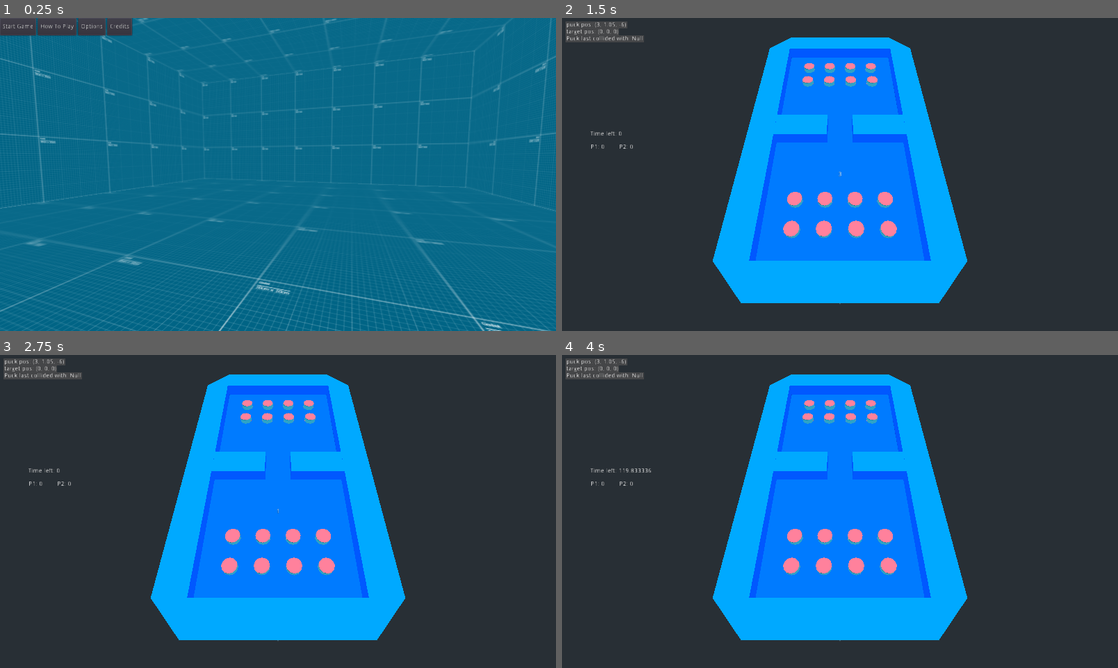
Above: before the commit, frames 1-4 (two rows, left to right).
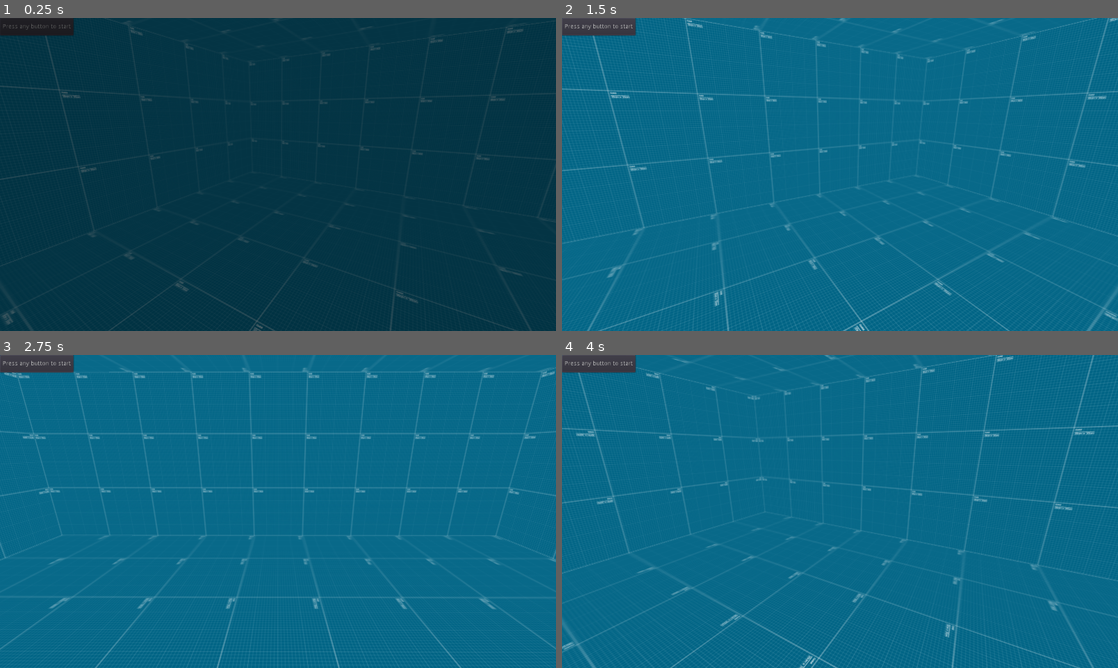
Above: after the commit, the same moments.

Repository: gamkedo-la/puck2000
Game: Godot game, scene res://SceneManager.tscn
Same seed, same stepped clock (60 frames per second), same inputs: the game is played once before the commit and once after it. Before the commit the project starts from res://scenes/MenuMain/MainMenu.tscn.
Inputs (mouse positions are in pixels of both pictures, inside the frame that each line leads up to):
- Up to frame 1 (0.25 s): no input
- Up to frame 2 (1.5 s): click "Start Game" (after the commit: "Press any button to start") at 0.5 s; click (600, 27) at 1.25 s, where only the run after the commit has a clickable "Press any button to start"
- Up to frame 3 (2.75 s): click (38, 364) at 2 s, where only the run after the commit has a clickable "Press any button to start"
- Up to frame 4 (4 s): tap Enter (ui_accept) at 2.75, 3.02, 3.77 s; move the mouse to (962, 495) at 2.77 s; tap Space (puck) at 2.85 s; click (962, 495) at 2.92 s; move the mouse to (728, 527) at 3.52 s; click (728, 527) at 3.6 s

The runs differ from the first frame. In frame 1, 100% of the frame differs, in the area x 0-100%, y 0-100%; in frame 2, 99%; in frame 3, 99%; in frame 4, 99%.

Commit message:
scene management setup
- Main.tscn renamed to SceneManager.tscn
- scene_manager.gd removed as autoload
- add game_scene.gd as GameScene class
- built-in scene script for TitleScreen as test
- SceneManager.tscn is default run scene

Diff:
--- a/Main.tscn
+++ b/SceneManager.tscn
@@ -1,6 +1,7 @@
-[gd_scene load_steps=4 format=2]
+[gd_scene load_steps=5 format=2]
 
-[ext_resource path="res://scenes/TitleScreen/TitleScreen.tscn" type="PackedScene" id=1]
+[ext_resource path="res://managers/scene_manager.gd" type="Script" id=1]
+[ext_resource path="res://scenes/TitleScreen/TitleScreen.tscn" type="PackedScene" id=2]
 
 [sub_resource type="Animation" id=1]
 resource_name = "fade_in"
@@ -34,11 +35,12 @@
 "values": [ Color( 0, 0, 0, 0 ), Color( 0, 0, 0, 1 ) ]
 }
 
-[node name="Main" type="Node"]
+[node name="SceneManager" type="Node"]
+script = ExtResource( 1 )
 
-[node name="TitleScreen" parent="." instance=ExtResource( 1 )]
+[node name="TitleScreen" parent="." instance=ExtResource( 2 )]
 
-[node name="AnimationPlayer" type="AnimationPlayer" parent="."]
+[node name="TransitionPlayer" type="AnimationPlayer" parent="."]
 anims/fade_in = SubResource( 1 )
 anims/fade_out = SubResource( 2 )
 
--- /dev/null
+++ b/classes/game_scene.gd
@@ -0,0 +1,10 @@
+class_name GameScene
+extends Node
+
+signal scene_changed(scene_name, request)
+
+onready var scene_name = get_name()
+
+
+func _change_scene_triggered(request) -> void:
+	emit_signal("scene_changed", scene_name, request)
--- a/managers/scene_manager.gd
+++ b/managers/scene_manager.gd
@@ -2,8 +2,21 @@
 # Manages the scenes and scene transitions,
 # so this will be working at the Main.tscn level
 
-#onready var scene_anim = $"../Main/AnimationPlayer"
+onready var scene_anim = $TransitionPlayer
+
+var current_scene = null
+
 
 func _ready() -> void:
-#	scene_anim.play("fade_in")
-	pass # Replace with function body.
+	current_scene = $TitleScreen
+	current_scene.connect("scene_changed", self, "handle_scene_change")
+	scene_anim.play("fade_in")
+	print("current scene: ", current_scene.name)
+
+
+func handle_scene_change(current_scene_name:String, requested_scene_name:String) -> void:
+	pass
+
+
+func cleanup() -> void:
+	pass
--- a/project.godot
+++ b/project.godot
@@ -8,15 +8,24 @@
 
 config_version=4
 
+_global_script_classes=[ {
+"base": "Node",
+"class": "GameScene",
+"language": "GDScript",
+"path": "res://classes/game_scene.gd"
+} ]
+_global_script_class_icons={
+"GameScene": ""
+}
+
 [application]
 
 config/name="Puck2000"
-run/main_scene="res://scenes/MenuMain/MainMenu.tscn"
+run/main_scene="res://SceneManager.tscn"
 config/icon="res://icon.png"
 
 [autoload]
 
-SceneManager="*res://managers/scene_manager.gd"
 DebugDraw="*res://addons/debug_draw.gd"
 SFXManager="*res://managers/sfx_manager.gd"
 
--- a/scenes/TitleScreen/TitleScreen.tscn
+++ b/scenes/TitleScreen/TitleScreen.tscn
@@ -1,6 +1,24 @@
-[gd_scene load_steps=4 format=2]
+[gd_scene load_steps=5 format=2]
 
 [ext_resource path="res://test_scenes/prototype/texture-test-1x1.png" type="Texture" id=1]
+
+[sub_resource type="GDScript" id=3]
+script/source = "extends GameScene
+
+# Declare member variables here. Examples:
+# var a: int = 2
+# var b: String = \"text\"
+
+
+# Called when the node enters the scene tree for the first time.
+func _ready() -> void:
+	pass # Replace with function body.
+
+
+# Called every frame. 'delta' is the elapsed time since the previous frame.
+#func _process(delta: float) -> void:
+#	pass
+"
 
 [sub_resource type="SpatialMaterial" id=1]
 flags_unshaded = true
@@ -25,6 +43,7 @@
 "
 
 [node name="TitleScreen" type="Spatial"]
+script = SubResource( 3 )
 
 [node name="Interior" type="CSGBox" parent="."]
 transform = Transform( 1, 0, 0, 0, 1, 0, 0, 0, 1, 0, 1.5, 0 )
